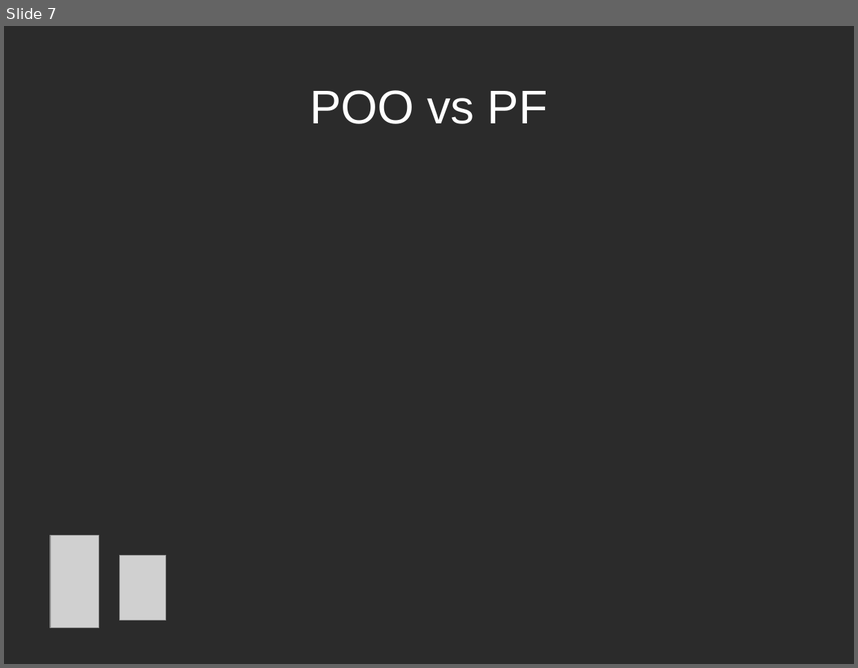
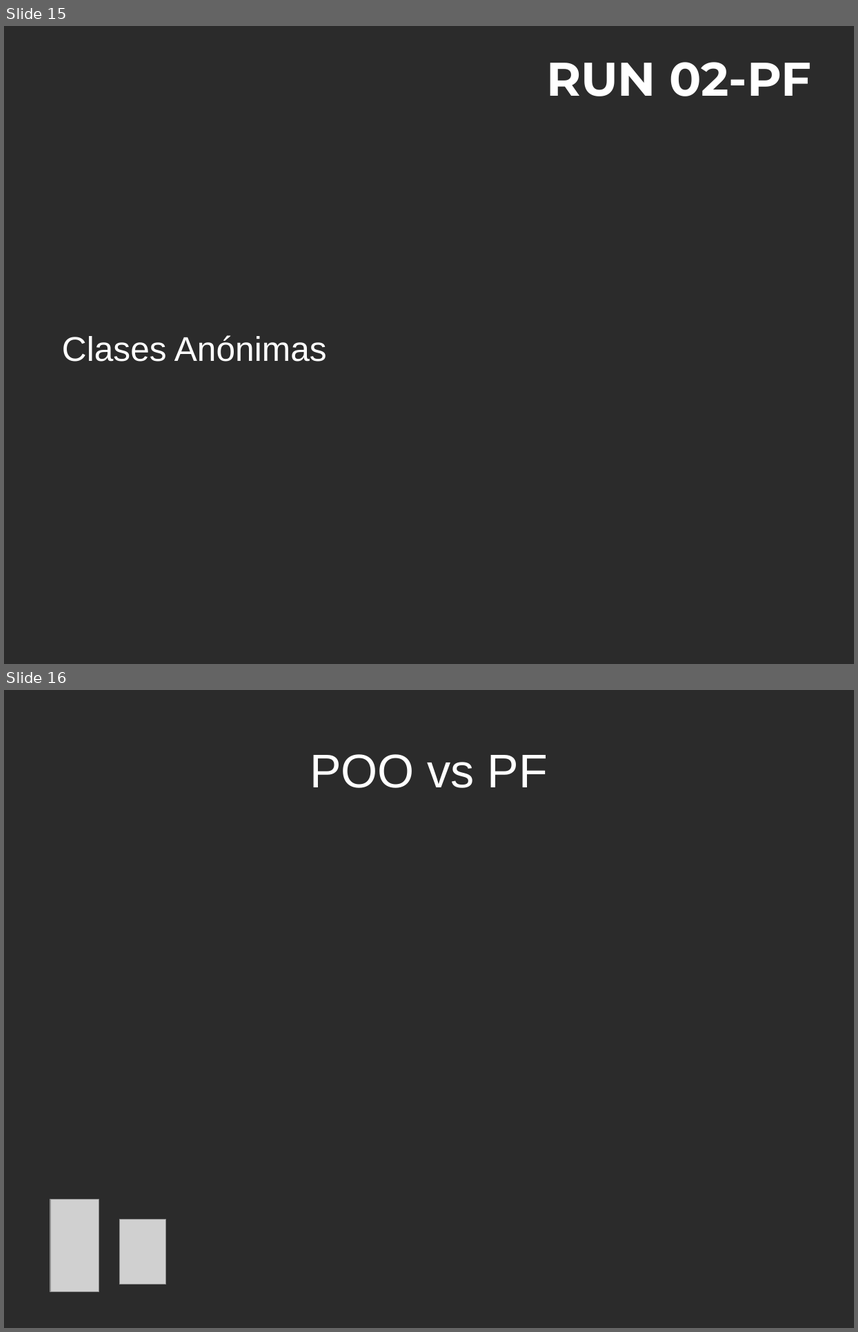
Before and after one commit to yracnet/java-fp, a slide deck: java-fp.odp. Shown one above the other, each under a label of ours: slide 7 before the commit, slides 15 and 16 after it. The pictures are 858x668 and 858x1332 pixels, drawn with LibreOffice and Linux fonts; fonts in the diff are those of the drawing; grey boxes stand for pictures; background and template pictures are left out; a plain dark background stands for a picture behind light text. Boxes give left, top, right and bottom in pixels: in the first picture for what was removed or moved away, otherwise in the second. Text is boxed around its words. In the diff, an @@ line names an element or a change of style, - is before the commit and + after.

```diff
--- a/java-fp.odp
+++ b/java-fp.odp
@@ slide 15 added at <box>4,26,854,664</box>, background picture (left out) @@
@@ title added at <box>546,62,811,96</box>, 44 pt, text #FFFFFF, bold @@
+RUN 02-PF
@@ text added at <box>62,335,327,361</box>, 32 pt, text #FFFFFF @@
+Clases Anónimas
@@ what was slide 7 is now slide 16 @@
```
Also in this commit, not shown: 4 slides changed, 10 other slides added, 1 slide removed, 1 other file.
